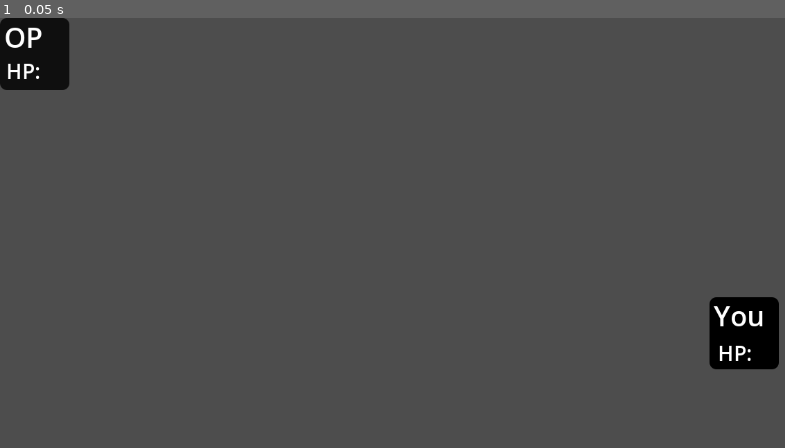
Above: before the commit, frame 1.
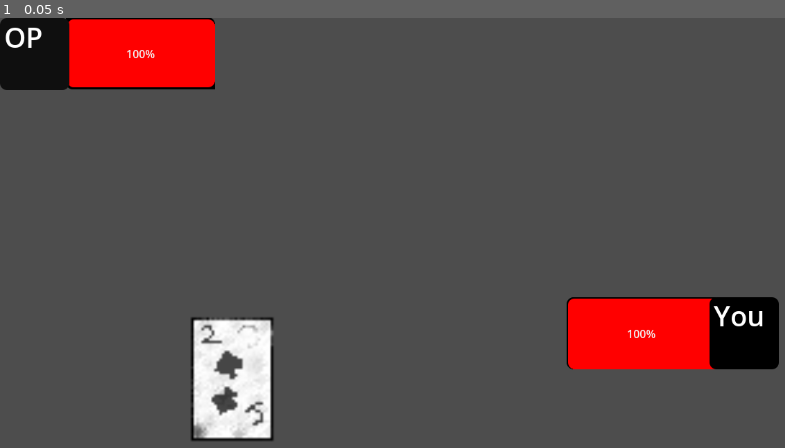
Above: after the commit, the same moment.

Repository: BoaN235/Scrapyard-Hackathon
Game: Godot game, scene res://Scenes/fight.tscn
The game is run twice, just before and just after one commit, with the same random seed, the same clock (stepped at 60 frames per second) and the same inputs. This scene is started directly instead of the project's main scene.
Inputs:
- Up to frame 1 (0.05 s): no input

The runs differ from the first frame. In frame 1, 9.1% of the frame differs, in the area x 1-96%, y 0-99%.

Commit message:
feat: add fight scene and player interaction scripts; remove unused image assets

Diff:
--- /dev/null
+++ b/Cards/Scenes/P2.tscn
@@ -0,0 +1,44 @@
+[gd_scene load_steps=4 format=3 uid="uid://caioaeiq1v7qq"]
+
+[ext_resource type="Script" uid="uid://dounhl0d7imvf" path="res://Cards/Scripts/p_2.gd" id="1_ijval"]
+[ext_resource type="Texture2D" uid="uid://b7jaeqsac62rd" path="res://Cards/Images/Norm 2 Spades.png" id="1_u5dx0"]
+
+[sub_resource type="StyleBoxFlat" id="StyleBoxFlat_2ujo5"]
+bg_color = Color(1, 1, 1, 0)
+border_width_left = 5
+border_width_top = 5
+border_width_right = 5
+border_width_bottom = 5
+border_color = Color(0.261146, 0.650657, 5.77569e-07, 1)
+border_blend = true
+corner_radius_top_left = 10
+corner_radius_top_right = 10
+corner_radius_bottom_right = 10
+corner_radius_bottom_left = 10
+
+[node name="P2" type="Node2D"]
+script = ExtResource("1_ijval")
+
+[node name="Norm2Spades" type="Sprite2D" parent="."]
+position = Vector2(462, 330)
+scale = Vector2(3.7, 3.7)
+texture = ExtResource("1_u5dx0")
+
+[node name="Button" type="Button" parent="."]
+modulate = Color(1, 1, 1, 0)
+self_modulate = Color(1, 1, 1, 0)
+offset_left = 379.0
+offset_top = 225.0
+offset_right = 502.0
+offset_bottom = 406.0
+
+[node name="Panel" type="Panel" parent="."]
+visible = false
+offset_left = 377.0
+offset_top = 222.0
+offset_right = 501.0
+offset_bottom = 406.0
+theme_override_styles/panel = SubResource("StyleBoxFlat_2ujo5")
+
+[connection signal="button_down" from="Button" to="." method="_on_button_button_down"]
+[connection signal="button_up" from="Button" to="." method="_on_button_button_up"]
--- /dev/null
+++ b/Cards/Scripts/p_2.gd
@@ -0,0 +1,15 @@
+extends Node2D
+
+@onready var panel = get_node("Panel")
+var offset = Vector2()
+
+func _on_button_button_down() -> void:
+	panel.visible = true
+	offset = position - get_global_mouse_position()
+
+func _on_button_button_up() -> void:
+	panel.visible = false
+
+func _process(delta: float) -> void:
+	if panel.visible == true:
+		position = get_global_mouse_position() + offset
--- /dev/null
+++ b/Scenes/dealer.tscn
@@ -0,0 +1,3 @@
+[gd_scene format=3 uid="uid://j7gqnf1xay0w"]
+
+[node name="Dealer" type="Node2D"]
--- a/Scenes/fight.tscn
+++ b/Scenes/fight.tscn
@@ -1,4 +1,7 @@
-[gd_scene load_steps=5 format=3 uid="uid://du6abaix38n46"]
+[gd_scene load_steps=11 format=3 uid="uid://du6abaix38n46"]
+
+[ext_resource type="Script" uid="uid://3bwrmhn6cxhg" path="res://Scripts/fight.gd" id="1_bq00v"]
+[ext_resource type="PackedScene" uid="uid://caioaeiq1v7qq" path="res://Cards/Scenes/P2.tscn" id="1_tnsjp"]
 
 [sub_resource type="StyleBoxFlat" id="StyleBoxFlat_uypdf"]
 bg_color = Color(0.0605303, 0.0605304, 0.0605303, 1)
@@ -13,6 +16,22 @@
 [sub_resource type="LabelSettings" id="LabelSettings_tnsjp"]
 font_size = 30
 
+[sub_resource type="StyleBoxFlat" id="StyleBoxFlat_l8cav"]
+bg_color = Color(0, 0, 0, 1)
+corner_radius_top_right = 10
+corner_radius_bottom_left = 10
+
+[sub_resource type="StyleBoxFlat" id="StyleBoxFlat_vvs45"]
+bg_color = Color(1, 0, 0, 1)
+border_width_left = 3
+border_width_top = 3
+border_width_bottom = 3
+border_color = Color(0, 0, 0, 1)
+corner_radius_top_left = 10
+corner_radius_top_right = 10
+corner_radius_bottom_right = 10
+corner_radius_bottom_left = 10
+
 [sub_resource type="StyleBoxFlat" id="StyleBoxFlat_tnsjp"]
 bg_color = Color(0, 0, 0, 1)
 corner_radius_top_left = 10
@@ -20,7 +39,21 @@
 corner_radius_bottom_right = 10
 corner_radius_bottom_left = 10
 
+[sub_resource type="StyleBoxFlat" id="StyleBoxFlat_f2wba"]
+bg_color = Color(0, 0, 0, 1)
+corner_radius_top_left = 10
+corner_radius_bottom_left = 10
+
+[sub_resource type="StyleBoxFlat" id="StyleBoxFlat_kbr77"]
+bg_color = Color(1, 0, 0, 1)
+border_width_left = 2
+border_width_top = 2
+border_color = Color(0, 0, 0, 1)
+corner_radius_top_left = 10
+corner_radius_bottom_left = 10
+
 [node name="Fight" type="Node2D"]
+script = ExtResource("1_bq00v")
 
 [node name="Op" type="Node2D" parent="."]
 
@@ -44,12 +77,12 @@
 offset_right = 40.0
 offset_bottom = 40.0
 
-[node name="Panel" type="Panel" parent="."]
+[node name="op" type="Panel" parent="."]
 offset_right = 100.0
 offset_bottom = 104.0
 theme_override_styles/panel = SubResource("StyleBoxFlat_uypdf")
 
-[node name="Op" type="Label" parent="Panel"]
+[node name="OpName" type="Label" parent="op"]
 layout_mode = 0
 offset_left = 6.0
 offset_right = 261.0
@@ -57,22 +90,34 @@
 text = "OP"
 label_settings = SubResource("LabelSettings_uypdf")
 
-[node name="HP" type="Label" parent="Panel/Op"]
+[node name="HP" type="Label" parent="op/OpName"]
+layout_mode = 0
 offset_left = 3.0
 offset_top = 55.0
 offset_right = 258.0
 offset_bottom = 110.0
-text = "HP:"
 label_settings = SubResource("LabelSettings_tnsjp")
 
-[node name="Panel2" type="Panel" parent="."]
+[node name="OPHPBar" type="ProgressBar" parent="op"]
+z_index = -1
+layout_mode = 0
+offset_left = 95.0
+offset_top = -1.0
+offset_right = 310.0
+offset_bottom = 103.0
+theme_override_styles/background = SubResource("StyleBoxFlat_l8cav")
+theme_override_styles/fill = SubResource("StyleBoxFlat_vvs45")
+value = 100.0
+
+[node name="player" type="Panel" parent="."]
 offset_left = 1023.0
 offset_top = 403.0
 offset_right = 1123.0
 offset_bottom = 507.0
 theme_override_styles/panel = SubResource("StyleBoxFlat_tnsjp")
 
-[node name="Player" type="Label" parent="Panel2"]
+[node name="PlayerName" type="Label" parent="player"]
+layout_mode = 0
 offset_left = 6.0
 offset_top = -1.0
 offset_right = 261.0
@@ -80,10 +125,23 @@
 text = "You"
 label_settings = SubResource("LabelSettings_uypdf")
 
-[node name="HP" type="Label" parent="Panel2/Player"]
+[node name="HP" type="Label" parent="player/PlayerName"]
+layout_mode = 0
 offset_left = 6.0
 offset_top = 60.0
 offset_right = 261.0
 offset_bottom = 115.0
-text = "HP:"
 label_settings = SubResource("LabelSettings_tnsjp")
+
+[node name="PlayerHPBar" type="ProgressBar" parent="player"]
+z_index = -1
+offset_left = -206.0
+offset_right = 9.0
+offset_bottom = 104.0
+theme_override_styles/background = SubResource("StyleBoxFlat_f2wba")
+theme_override_styles/fill = SubResource("StyleBoxFlat_kbr77")
+value = 100.0
+fill_mode = 1
+
+[node name="P2" parent="." instance=ExtResource("1_tnsjp")]
+position = Vector2(-105, 206)
--- /dev/null
+++ b/Scenes/player.tscn
@@ -0,0 +1,16 @@
+[gd_scene format=3 uid="uid://dmag57m4lnpxj"]
+
+[node name="Player" type="Node2D"]
+
+[node name="Cards" type="Node2D" parent="."]
+
+[node name="DrawPile" type="Node2D" parent="Cards"]
+
+[node name="Discard" type="Node2D" parent="Cards"]
+
+[node name="Hand" type="HBoxContainer" parent="Cards"]
+offset_right = 1411.0
+offset_bottom = 704.0
+size_flags_horizontal = 3
+size_flags_vertical = 3
+size_flags_stretch_ratio = 7.45
--- /dev/null
+++ b/Scripts/fight.gd
@@ -0,0 +1 @@
+extends Node2D
Renamed: N4S.png -> Cards/Images/N4S.png
Not shown, added: Cards/Images/N4S.png.import
Renamed: N5S.png -> Cards/Images/N5S.png
Not shown, added: Cards/Images/N5S.png.import
Renamed: N6S.png -> Cards/Images/N6S.png
Not shown, added: Cards/Images/N6S.png.import
Renamed: N8S.png -> Cards/Images/N8S.png
Not shown, added: Cards/Images/N8S.png.import
Renamed: N9S.png -> Cards/Images/N9S.png
Not shown, added: Cards/Images/N9S.png.import
Renamed: Norm 2 Spades.png -> Cards/Images/Norm 2 Spades.png
Not shown, added: Cards/Images/Norm 2 Spades.png.import
(and 8 more such lines)
